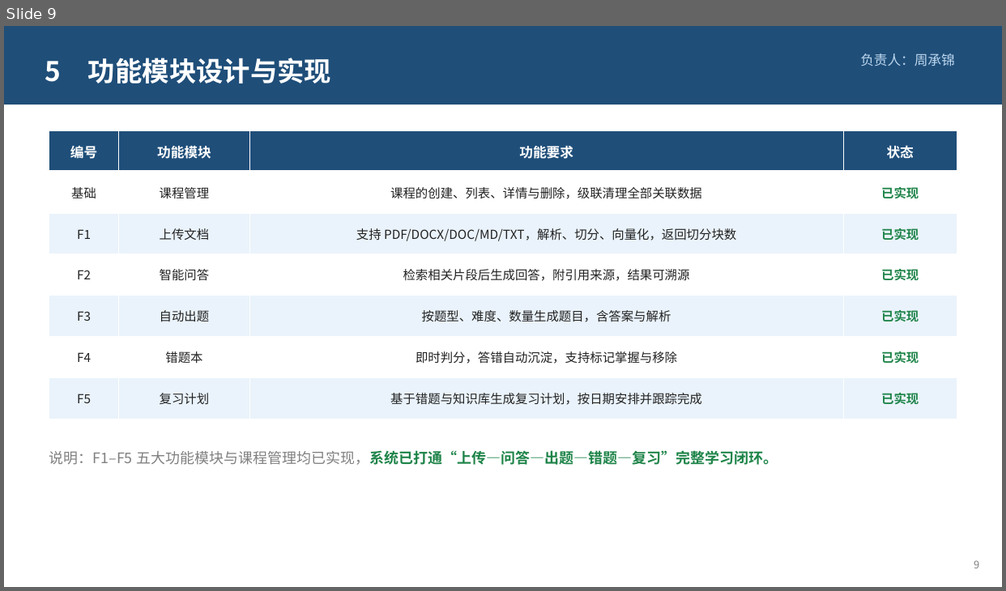
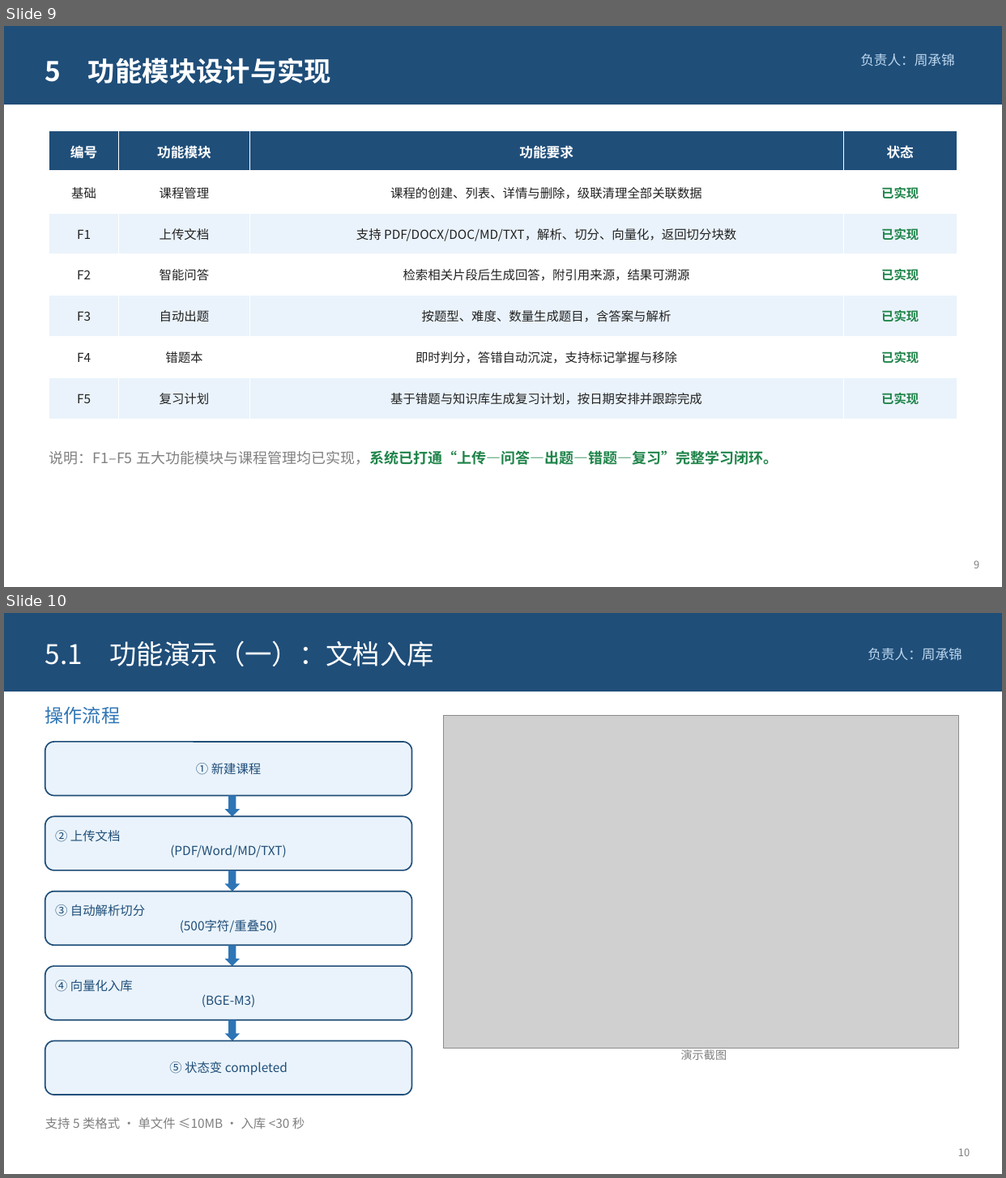
Before and after one commit to xingkongzcj/langchain_agent, a slide deck: defense/智学助手-课程设计答辩.pptx. Shown one above the other, each under a label of ours: slide 9 before the commit, slides 9 and 10 after it. The pictures are 1006x591 and 1006x1178 pixels, drawn with LibreOffice and Linux fonts; fonts in the diff are those of the drawing; grey boxes stand for pictures. Boxes give left, top, right and bottom in pixels: in the first picture for what was removed or moved away, otherwise in the second. Text is boxed around its words. In the diff, an @@ line names an element or a change of style, - is before the commit and + after.

```diff
--- a/defense/智学助手-课程设计答辩.pptx
+++ b/defense/智学助手-课程设计答辩.pptx
@@ slide 10 added at bbox=[4, 613, 1002, 1174], background #FFFFFF @@
@@ rectangle added at bbox=[4, 613, 1002, 692], fill #1F4E79 @@
@@ text added at bbox=[45, 641, 435, 666], 26 pt, text #FFFFFF @@
+5.1 功能演示（一）：文档入库
@@ text added at bbox=[867, 648, 962, 661], 13 pt, text #BDD7EE @@
+负责人：周承锦
@@ text added at bbox=[45, 706, 120, 724], 18 pt, text #2E75B6 @@
+操作流程
@@ picture added at bbox=[444, 716, 958, 1049] @@
@@ rounded rectangle added at bbox=[45, 742, 412, 796], fill #EAF3FB, outline #1F4E79 1.3 pt, 12 pt, text #1F4E79 @@
+① 新建课程
@@ down arrow added at bbox=[225, 796, 240, 816], fill #2E75B6 @@
@@ rounded rectangle added at bbox=[45, 816, 412, 871], fill #EAF3FB, outline #1F4E79 1.3 pt, 12 pt, text #1F4E79 @@
+② 上传文档
+(PDF/Word/MD/TXT)
@@ down arrow added at bbox=[225, 871, 240, 892], fill #2E75B6 @@
@@ rounded rectangle added at bbox=[45, 892, 412, 945], fill #EAF3FB, outline #1F4E79 1.3 pt, 12 pt, text #1F4E79 @@
+③ 自动解析切分
+(500字符/重叠50)
@@ down arrow added at bbox=[225, 945, 240, 966], fill #2E75B6 @@
@@ rounded rectangle added at bbox=[45, 966, 412, 1020], fill #EAF3FB, outline #1F4E79 1.3 pt, 12 pt, text #1F4E79 @@
+④ 向量化入库
+(BGE-M3)
@@ down arrow added at bbox=[225, 1020, 240, 1041], fill #2E75B6 @@
@@ rounded rectangle added at bbox=[45, 1041, 412, 1095], fill #EAF3FB, outline #1F4E79 1.3 pt, 12 pt, text #1F4E79 @@
+⑤ 状态变 completed
@@ text added at bbox=[681, 1048, 727, 1060], 11 pt, text #808080 @@
+演示截图
@@ text added at bbox=[45, 1118, 305, 1129], 12 pt, text #808080 @@
+支持 5 类格式 · 单文件 ≤10MB · 入库 <30 秒
@@ text added at bbox=[958, 1148, 970, 1157], 10 pt, text #808080 @@
+10
```
Also in this commit, not shown: 6 slides changed, 2 other slides added, 1 slide removed.
